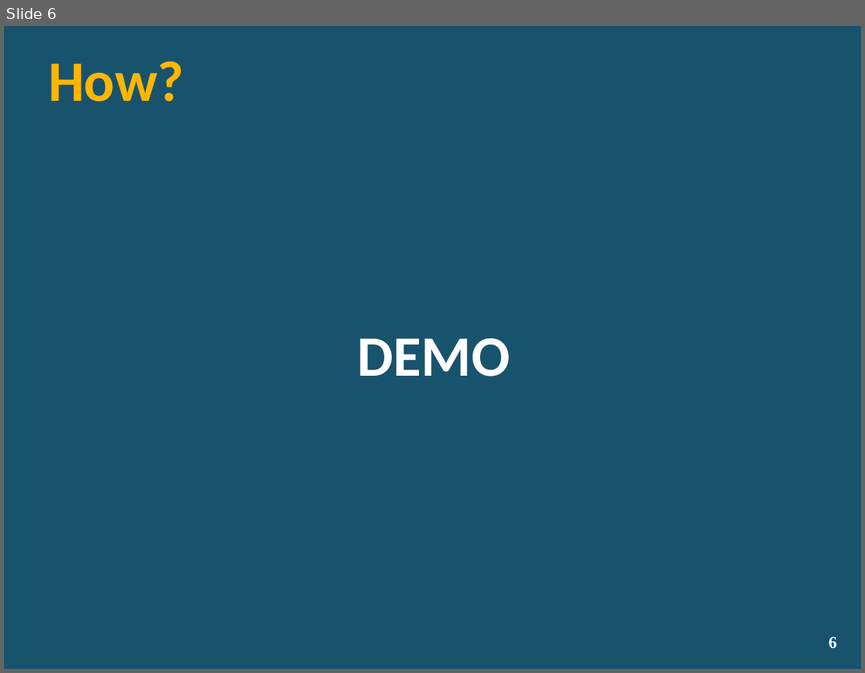
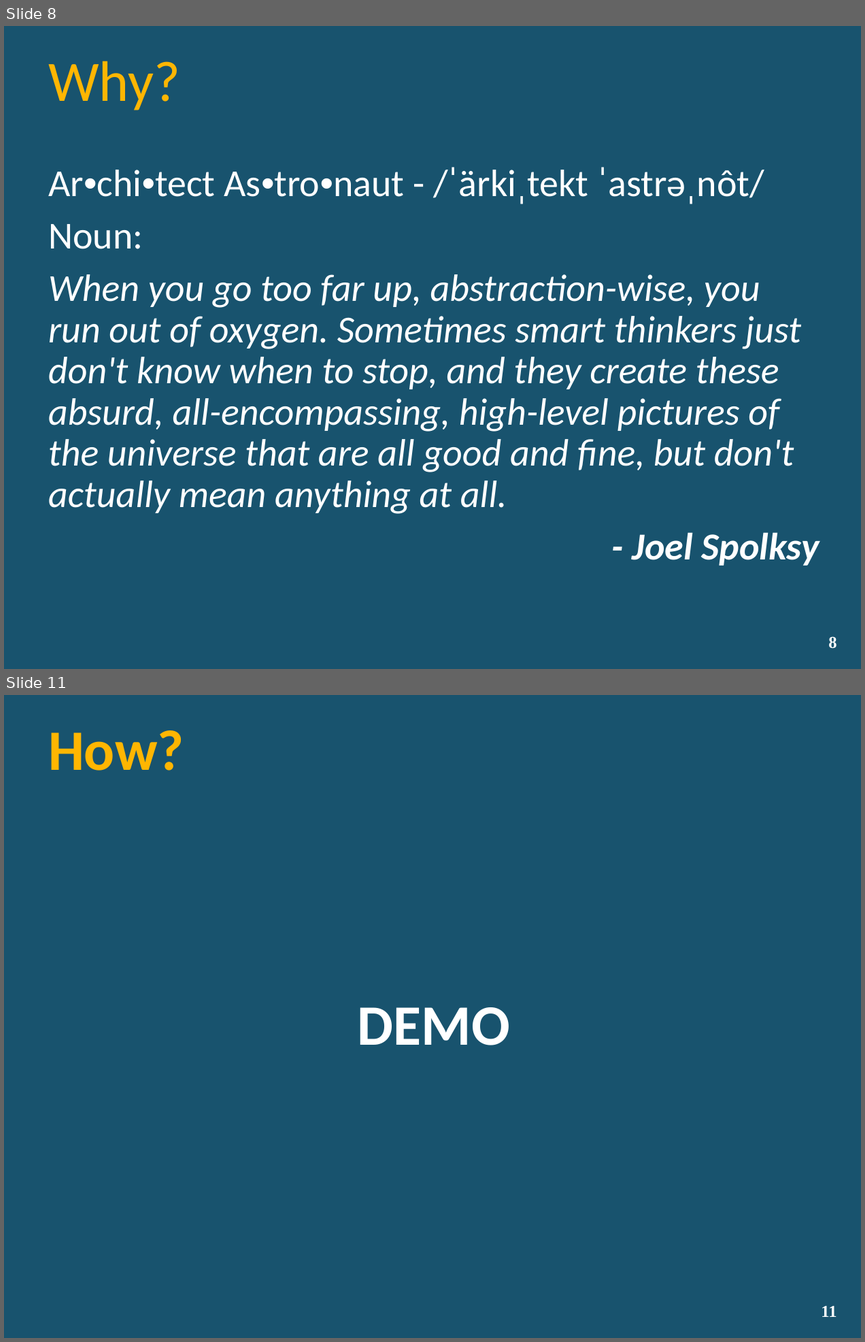
Before and after one commit to lozanotek/RefreshWithNuGet, a slide deck: slides/RefreshWithNuGet.pptx. Shown one above the other, each under a label of ours: slide 6 before the commit, slides 8 and 11 after it; the slides between them are not shown. The pictures are 865x673 and 865x1342 pixels, drawn with LibreOffice and Linux fonts; fonts in the diff are those of the drawing; background and template pictures are left out. Boxes give left, top, right and bottom in pixels: in the first picture for what was removed or moved away, otherwise in the second. Text is boxed around its words. In the diff, an @@ line names an element or a change of style, - is before the commit and + after.

```diff
--- a/slides/RefreshWithNuGet.pptx
+++ b/slides/RefreshWithNuGet.pptx
@@ slide 8 added at bbox=[4, 26, 861, 669], background picture (left out) @@
@@ title added at bbox=[48, 61, 180, 110], 48 pt, text #FFB601 @@
+Why?
@@ text added at bbox=[48, 167, 819, 565], 32 pt, text #FFFFFF, italic @@
+Ar•chi•tect As•tro•naut - /ˈärkiˌtekt ˈastrəˌnôt/
+Noun:
+When you go too far up, abstraction-wise, you run out of oxygen. Sometimes smart thinkers just don't know when to stop, and they create these absurd, all-encompassing, high-level pictures of the universe that are all good and fine, but don't actually mean anything at all.
+- Joel Spolksy
@@ page number added at bbox=[828, 636, 836, 648], 14 pt, text #FFFFFF, bold @@
+8
@@ what was slide 6 is now slide 11 @@
@@ page number at bbox=[821, 1306, 836, 1317]: text changed @@
-6
+11
```
Also in this commit, not shown: 5 slides changed, 6 other slides added, 2 slides removed.
